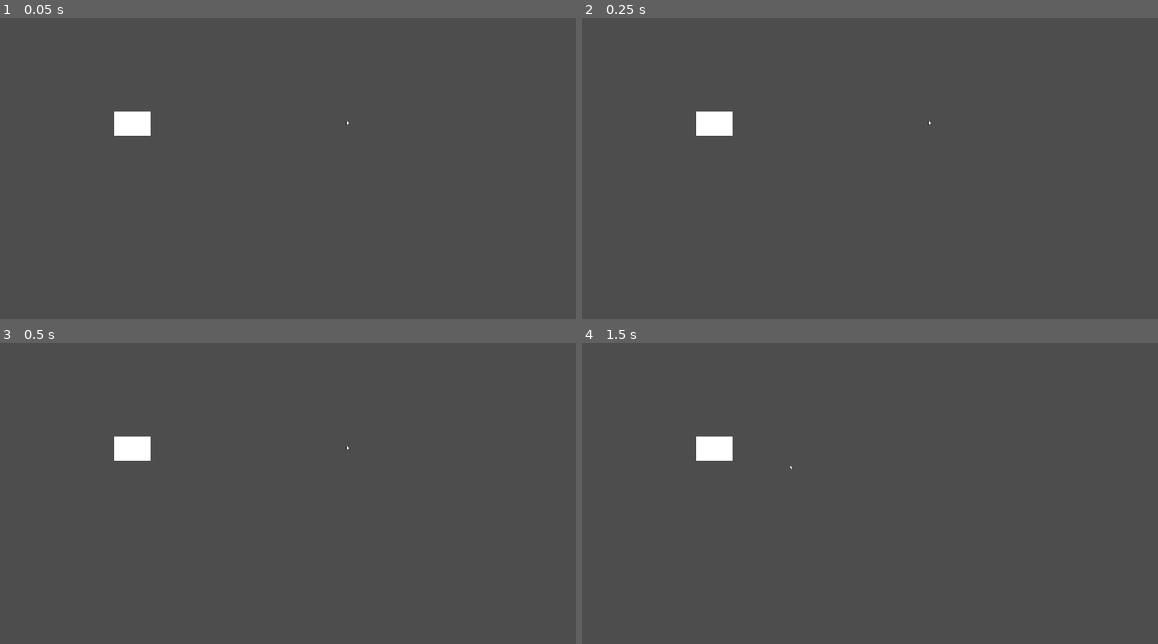
Above: before the commit, frames 1-4 (two rows, left to right).
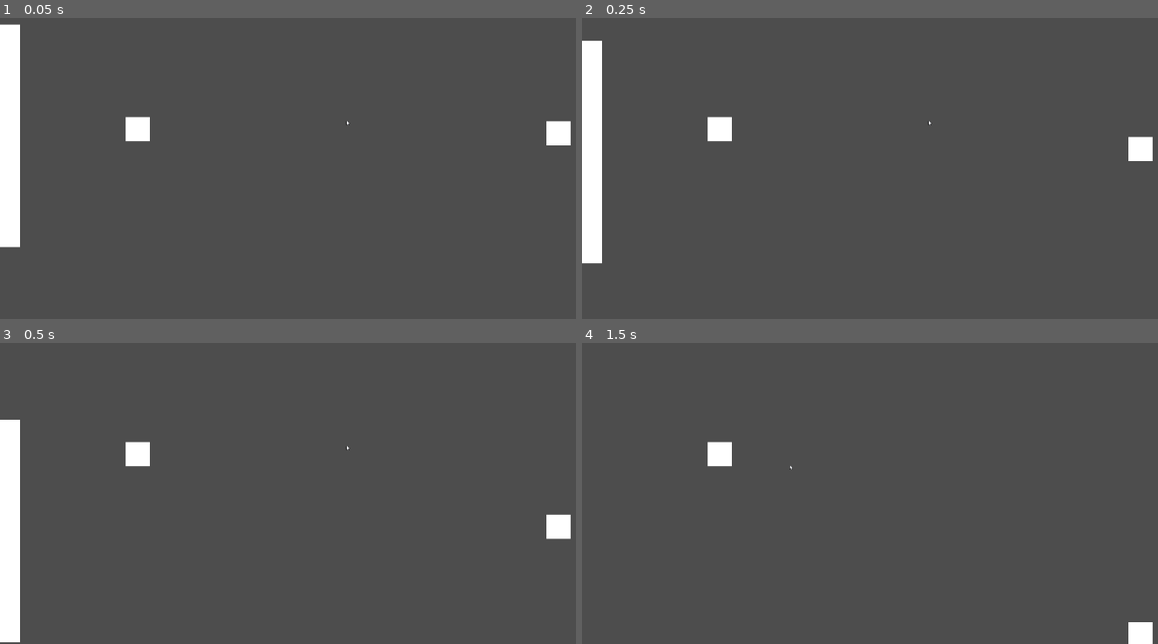
Above: after the commit, the same moments.

Repository: zallec/Internship-Project-1
Game: Godot game, scene res://scenes/main.tscn
Two runs of this game, one before a commit and one after it. Both use one fixed random seed, a clock stepped at 60 frames per second and the inputs below.
Inputs (mouse positions are in pixels of both pictures, inside the frame that each line leads up to):
- Up to frame 1 (0.05 s): no input
- Up to frame 2 (0.25 s): no input
- Up to frame 3 (0.5 s): no input
- Up to frame 4 (1.5 s): move the mouse to (1083, 427) at 0.52 s; move the mouse to (789, 466) at 1.27 s; hold W (move_down) from 1.28 s (still down)

The runs differ from the first frame. In frame 1, 3.3% of the frame differs, in the area x 0-100%, y 2-77%; in frame 2, 3.3%; in frame 3, 3.3%, in the area x 0-100%, y 25-100%; in frame 4, 0.7%.
Error before the commit: Invalid access to property or key 'position' on a base object of type 'null instance'. (res://scenes/scripts/enemyWall.gd:17)
Error after the commit: Parse Error: Invalid argument for "angle_to_point()" function: argument 1 should be "Vector2" but is "float". (res://scenes/scripts/ball.gd:12)

Commit message:
added logic for enemy wall & ball

Diff:
--- a/scenes/ball.tscn
+++ b/scenes/ball.tscn
@@ -1,13 +1,15 @@
 [gd_scene format=3 uid="uid://8c3ku6s1wgik"]
 
 [ext_resource type="Script" uid="uid://rcmbcj3h8xdq" path="res://scenes/scripts/ball.gd" id="1_7s4qf"]
+[ext_resource type="Texture2D" uid="uid://biocyoa6dvr3o" path="res://assets/sprites/ball.jpg" id="2_cxlvu"]
 
 [sub_resource type="CircleShape2D" id="CircleShape2D_n1dj2"]
 
-[node name="Ball" type="Area2D" unique_id=787457636]
+[node name="Ball" type="RigidBody2D" unique_id=61217981]
 script = ExtResource("1_7s4qf")
 
-[node name="CollisionShape2D" type="CollisionShape2D" parent="." unique_id=110740064]
+[node name="CollisionShape2D" type="CollisionShape2D" parent="." unique_id=61288326]
 shape = SubResource("CircleShape2D_n1dj2")
 
-[node name="Sprite2D" type="Sprite2D" parent="." unique_id=254619760]
+[node name="Sprite2D" type="Sprite2D" parent="." unique_id=2066086610]
+texture = ExtResource("2_cxlvu")
--- a/scenes/main.tscn
+++ b/scenes/main.tscn
@@ -43,13 +43,8 @@
 	pass
 
 func spawn_ball() -> void:
-	var BALL_START_POSITION: Vector2 = screen_center
 	$Ball.start()
 	var ball: Node = ball_scene.instantiate()
-	ball.position = BALL_START_POSITION
-	var direction: float = ball.position.angle_to_point(randf_range(PI * 2, 0))
-	var velocity: Vector2 = Vector2(randf_range(150.0, 200.0), 0.0)
-	ball.linear_velocity = velocity.rotated(direction)
 
 	add_child(ball)
 	print(\"spawn angle: \", rad_to_deg(direction))
@@ -82,6 +77,7 @@
 ball_scene = SubResource("PackedScene_jyhfs")
 
 [node name="Camera2D" type="Camera2D" parent="." unique_id=1731760051]
+position = Vector2(1, -9)
 editor_draw_limits = true
 script = SubResource("GDScript_yqjtg")
 
@@ -107,7 +103,7 @@
 rotation = 2.3663416
 
 [node name="PlayerWall" parent="." unique_id=492150251 instance=ExtResource("2_sugp2")]
-position = Vector2(-348, 0)
+position = Vector2(-344, -3)
 
 [node name="Ball" parent="." unique_id=787457636 instance=ExtResource("3_sugp2")]
 position = Vector2(-742, 11)
--- a/scenes/scripts/ball.gd
+++ b/scenes/scripts/ball.gd
@@ -1,14 +1,17 @@
-extends Area2D
+extends RigidBody2D
 
 
 # Called when the node enters the scene tree for the first time.
 func _ready() -> void:
-	pass # Replace with function body.
+	position = Vector2(0,0)
 
 
 # Called every frame. 'delta' is the elapsed time since the previous frame.
-func _process(_delta: float) -> void:
-	pass
+func _physics_process(_delta: float) -> void:
+	position = Vector2(0,0)
+	var direction: float = position.angle_to_point(randf_range(PI, -PI))
+	var velocity: Vector2 = Vector2(randf_range(150.0, 200.0), 0.0)
+	ball.linear_velocity = velocity.rotated(direction)
 
 func _start() -> void:
 	pass
--- a/scenes/scripts/enemyWall.gd
+++ b/scenes/scripts/enemyWall.gd
@@ -8,8 +8,8 @@
 # Called when the node enters the scene tree for the first time.
 func _ready() -> void:
 	screen_height = get_viewport_rect().size.y
-	ball = get_node("res://scenes/ball")
-	position = Vector2(-348,0)
+	ball = get_parent().get_node("Ball")
+	position = Vector2(348,0)
 
 
 # Called every frame. 'delta' is the elapsed time since the previous frame.
@@ -28,8 +28,6 @@
 	#for area in get_overlapping_bodies():
 		#if area.is_in_group("ball"):
 
-		#if area.is_in_group("enemy"):
-
 
 func start() -> void:
 	show()
